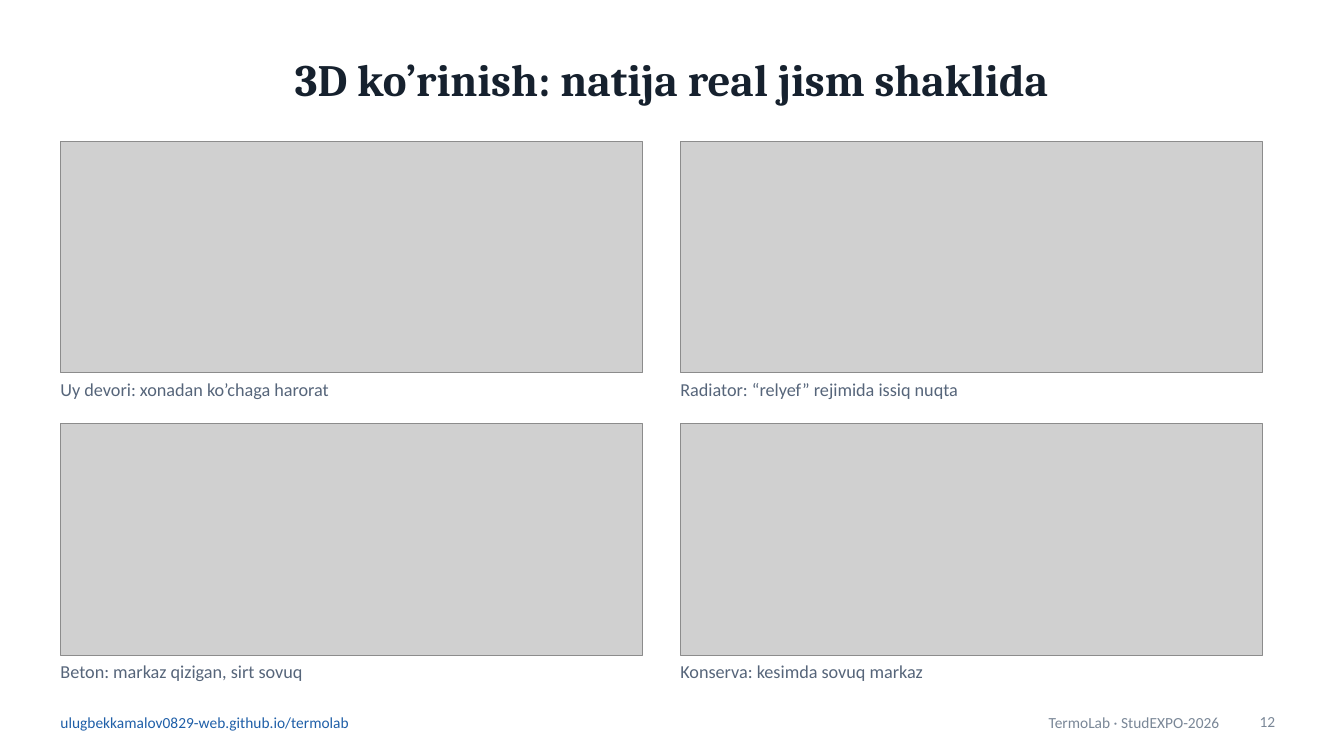
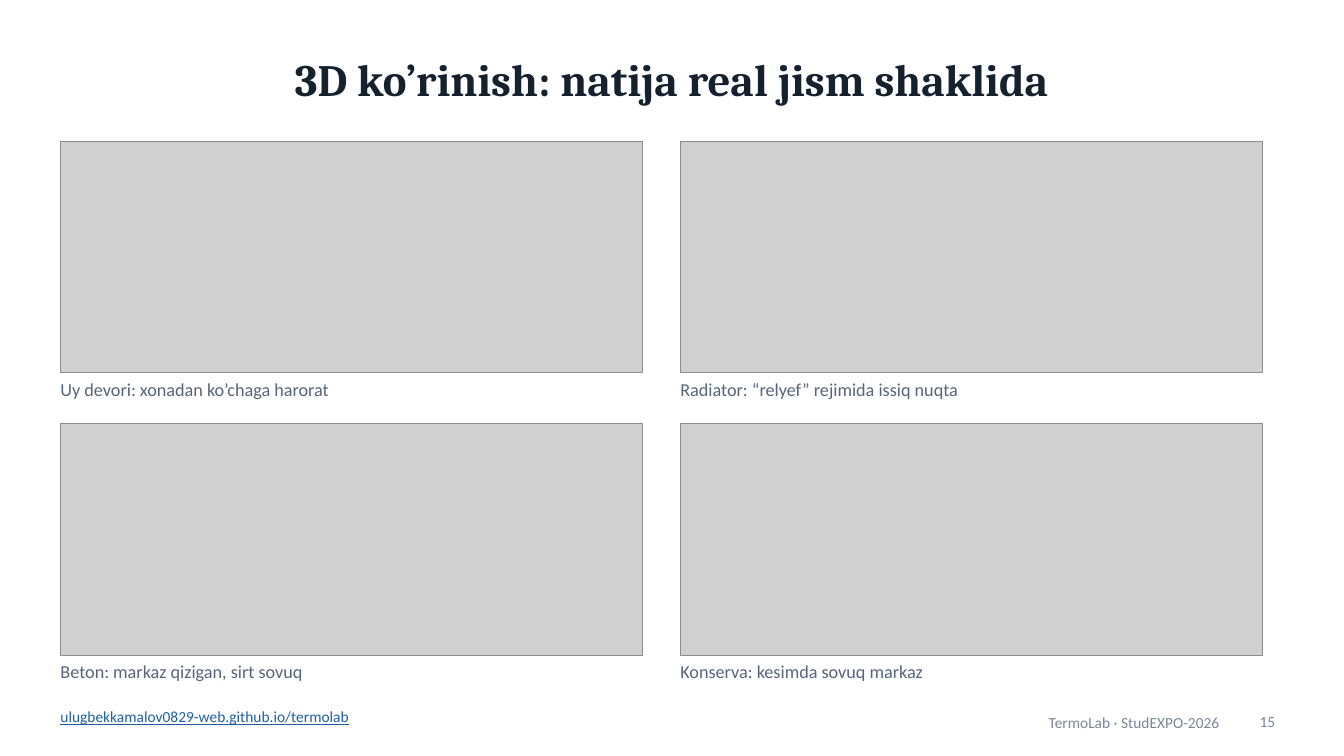
Before and after one commit to ulugbekkamalov0829-web/termolab, a slide deck: slide 15 of TermoLab_taqdimot.pptx (slide 12 before the commit). Drawn at 1344x756 pixels with LibreOffice and Linux fonts; fonts in the diff are those of the drawing; grey boxes stand for pictures. Boxes give left, top, right and bottom in pixels: in the first picture for what was removed or moved away, otherwise in the second. Text is boxed around its words. In the diff, an @@ line names an element or a change of style, - is before the commit and + after.

```diff
--- a/TermoLab_taqdimot.pptx
+++ b/TermoLab_taqdimot.pptx
@@ text removed at (x1=60, y1=717, x2=348, y2=731) @@
-ulugbekkamalov0829-web.github.io/termolab
@@ text added at (x1=60, y1=711, x2=348, y2=725), 11 pt, text #1F5FA8, underline @@
+ulugbekkamalov0829-web.github.io/termolab
@@ page number at (x1=1260, y1=717, x2=1276, y2=727): text changed @@
-12
+15
```
Also in this commit, not shown: 8 other slides changed, 9 slides added, 7 slides removed, 4 other files.
